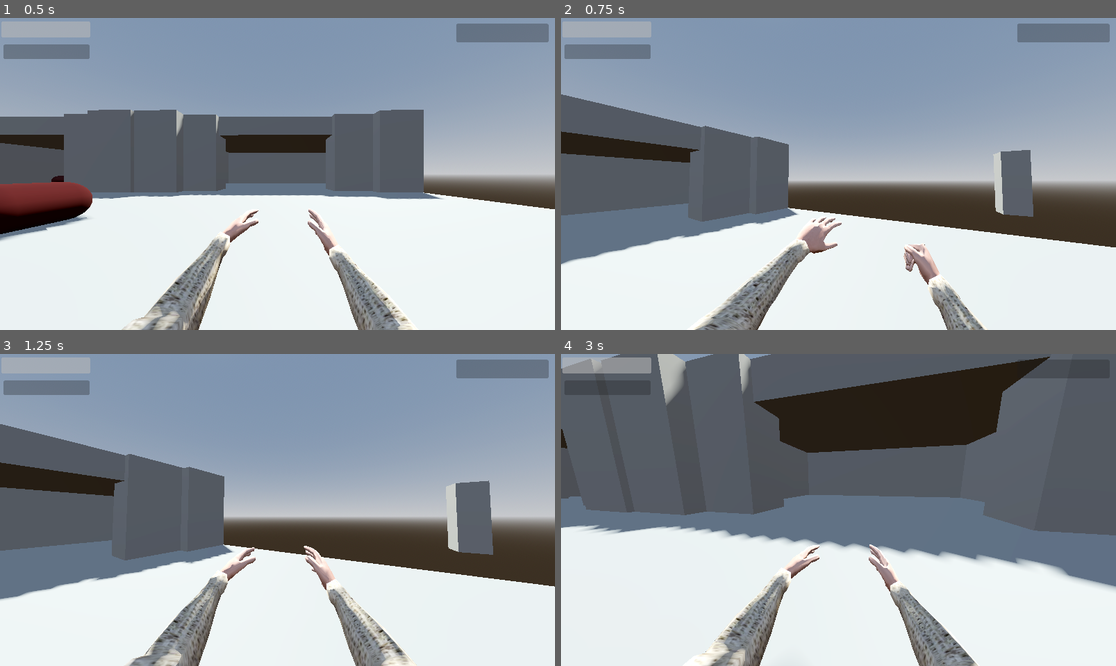
Above: before the commit, frames 1-4 (two rows, left to right).
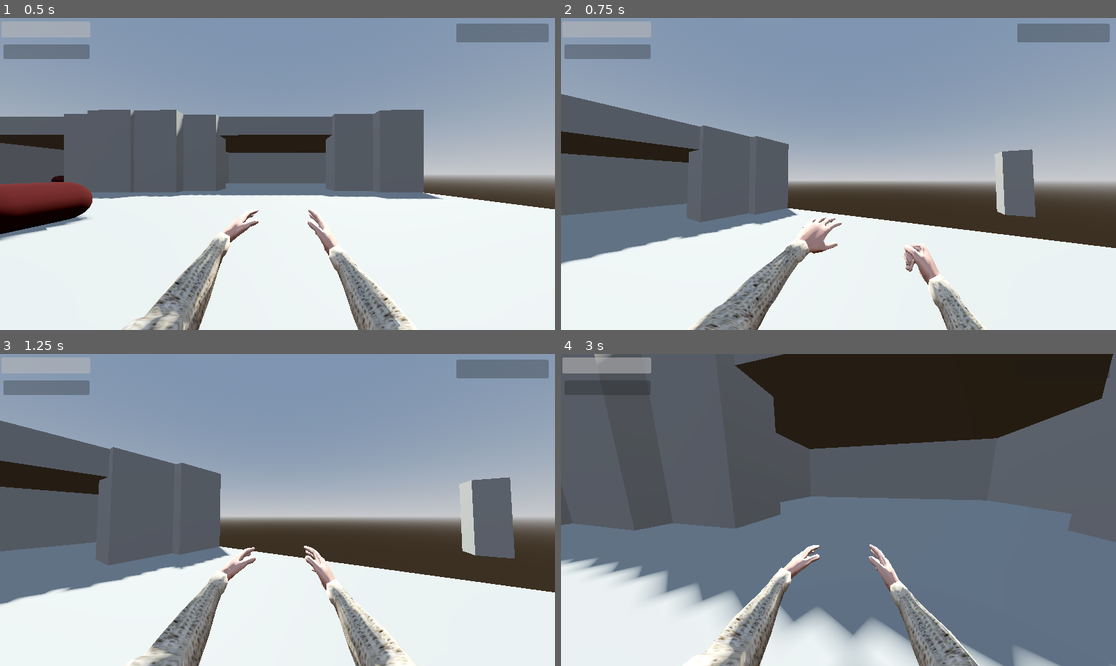
Above: after the commit, the same moments.

Repository: lungcollapser/record
Game: Godot game, scene res://scenes/world.tscn
Two runs of this game, one before a commit and one after it. Both use one fixed random seed, a clock stepped at 60 frames per second and the inputs below.
Inputs (mouse positions are in pixels of both pictures, inside the frame that each line leads up to):
- Up to frame 1 (0.5 s): no input
- Up to frame 2 (0.75 s): tap Enter (ui_accept) at 0.5 s; move the mouse to (866, 174) at 0.52 s; press the mouse at (866, 174) at 0.53 s; hold W (forward) from 0.53 s (still down)
- Up to frame 3 (1.25 s): keep holding W (forward); tap Enter (ui_accept) at 0.77 s
- Up to frame 4 (3 s): keep holding W (forward); move the mouse to (810, 510) at 1.27 s; release the mouse at (810, 510) at 1.28 s; tap Ctrl (crouch) at 1.35 s; tap Enter (ui_accept) at 1.52 s; move the mouse to (849, 503) at 2.02 s; tap T (dropreceptacle) at 2.1 s; move the mouse to (832, 516) at 2.77 s; tap E (interact) at 2.85 s

Frame 1 is identical in both runs. In frame 2, 1.3% of the frame differs, in the area x 0-100%, y 24-100%; in frame 3, 5.8%; in frame 4, 38%, in the area x 0-100%, y 0-100%.

Commit message:
friction and gravity
fixed some of the friction and gravity because of weird collision bugs

Diff:
--- a/scenes/human_receptacle.tscn
+++ b/scenes/human_receptacle.tscn
@@ -3,7 +3,6 @@
 [ext_resource type="Script" path="res://scripts/human_receptacle.gd" id="1_05dvp"]
 
 [sub_resource type="PhysicsMaterial" id="PhysicsMaterial_k8dcf"]
-friction = 0.35
 
 [sub_resource type="BoxMesh" id="BoxMesh_7i2cu"]
 size = Vector3(0.835, 0.835, 0.835)
@@ -17,7 +16,6 @@
 disable_mode = 1
 mass = 18.079
 physics_material_override = SubResource("PhysicsMaterial_k8dcf")
-gravity_scale = 2.5
 contact_monitor = true
 max_contacts_reported = 10
 script = ExtResource("1_05dvp")
--- a/scripts/playerbody.gd
+++ b/scripts/playerbody.gd
@@ -3,10 +3,11 @@
 
 var speed = 0
 var max_endurance = clamp(100, 0, 100)
-var endurance_check
+var endurance_check = true
 var player_health = clamp(100, 0, 100)
 const CROUCH_SPEED = 1.5
 const WALK_SPEED = 2.0
+const RECEPTACLE_SPEED = 3.5
 const JOG_SPEED = 5.0
 const SPRINT_SPEED = 7.0
 const JUMP_VELOCITY = 4.5
@@ -76,10 +77,7 @@
 		player_health -= 0.5
 		print(player_health)
 		HealthBar.value = player_health
-	if max_endurance > 0:
-		endurance_check = true
-	else:
-		endurance_check = false
+
 
 	if Input.is_action_pressed("crouch"):
 		speed = CROUCH_SPEED
@@ -158,6 +156,9 @@
 
 
 func receptacle_speed():
-	speed = WALK_SPEED
+	speed = RECEPTACLE_SPEED
+	endurance_check = false
+
 func normal_speed():
 	speed = JOG_SPEED
+	endurance_check = true
